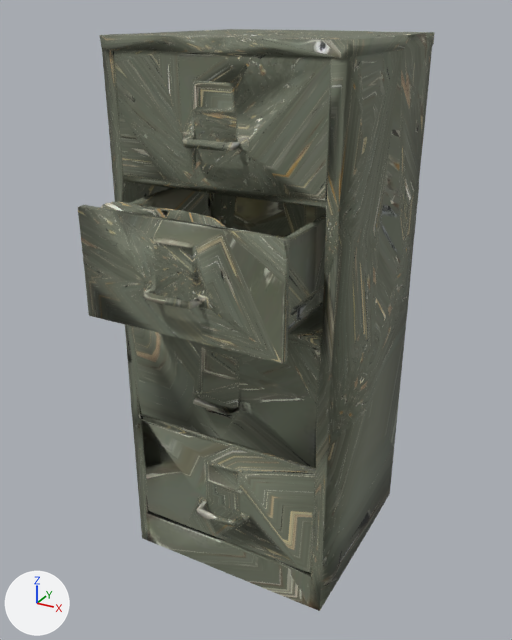
An edit to the glTF model public/assets/models/filing_cabinet.glb, drawn before and after from the same camera.
The view is the same before and after, from a 50 mm camera at (0.792, -1.437, 1.401) aimed at (0.0, 0.003, 0.681). The lights are fixed; the arrows at lower left show +X, +Y and +Z. The picture after the commit comes second. Where no turn or scale is listed for an object, it has been applied to the vertices.

Names of what the first picture shows: 'filing_cabinet'.
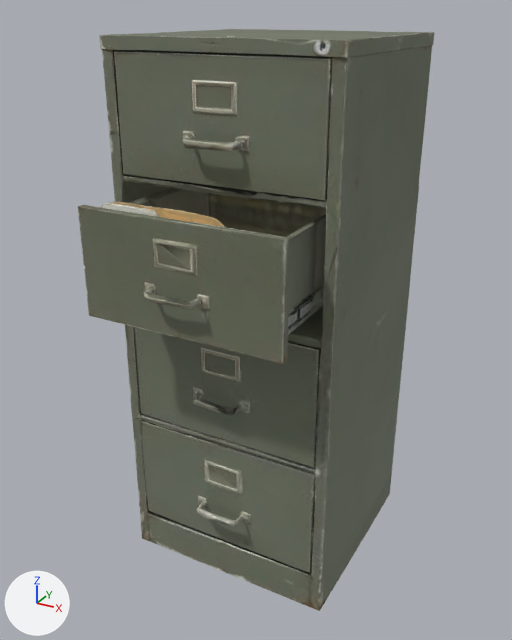
What differs and where, as boxes [x1, y1, x2, y2] in the pictures (512 x 640 px):
part 1 of me_filing_cabinet, built on (mostly hidden): after [78, 29, 420, 611]
part 2 of me_filing_cabinet, surface changed: [78, 30, 434, 610] in both

The edits, one by one:
me_filing_cabinet is used by ob_filing_cabinet; location (0.0, 0.0, 0.675).
me_filing_cabinet had 4223 vertices, 8704 faces and spanned x -0.283..0.283, y -0.376..0.376, z -0.675..0.675.
me_filing_cabinet now has 8287 vertices, 16631 faces and spans x -0.283..0.283, y -0.376..0.376, z -0.675..0.675.
me_filing_cabinet part 1: 3 vertices moved within x -0.205..0.251, y -0.156..-0.137, z 0.416..0.631; 4061 vertices added at x -0.283..0.282, y -0.365..0.376, z -0.675..0.675.
me_filing_cabinet part 2: 2850 kept faces spanning x -0.283..0.283, y -0.376..0.376, z -0.675..0.675 get new texture (UV) coordinates.
Other edits to the shape of me_filing_cabinet do not show in these pictures.
